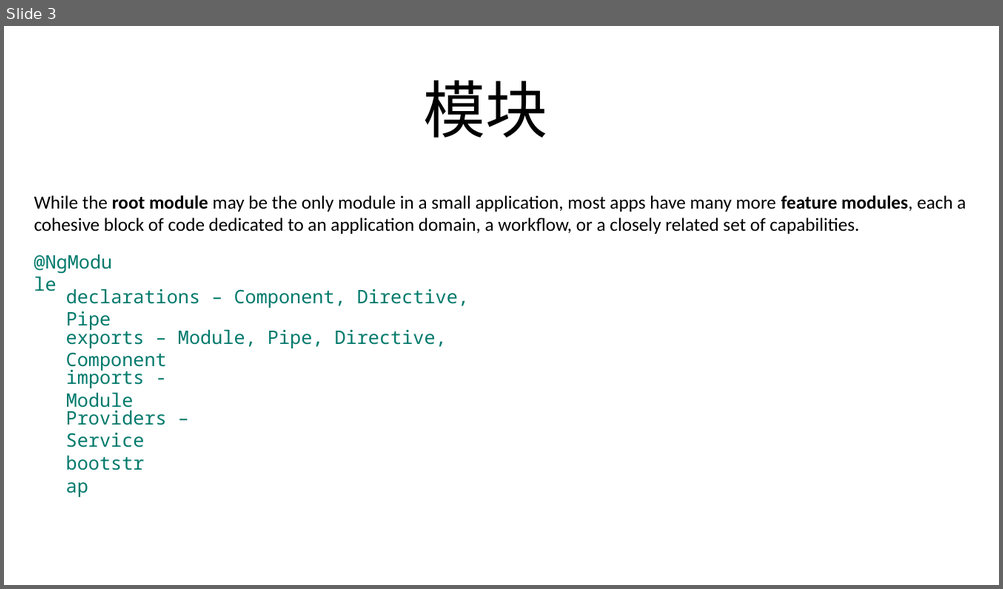
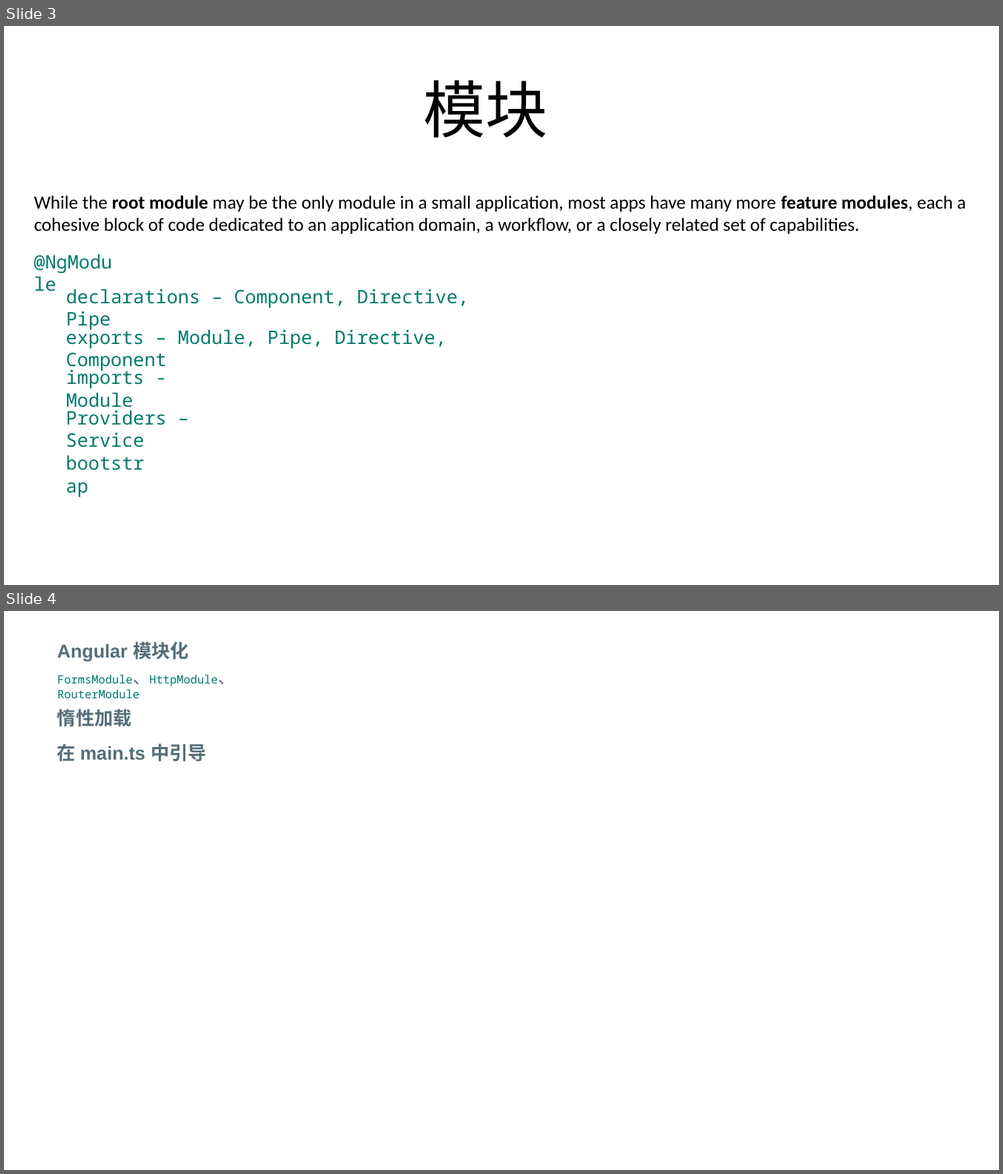
Before and after one commit to FredJiangFei/MyDocuments, a slide deck: Angular summary/Angular.pptx. Shown one above the other, each under a label of ours: slide 3 before the commit, slides 3 and 4 after it. The pictures are 1003x589 and 1003x1174 pixels, drawn with LibreOffice and Linux fonts; fonts in the diff are those of the drawing. Boxes give left, top, right and bottom in pixels: in the first picture for what was removed or moved away, otherwise in the second. Text is boxed around its words. In the diff, an @@ line names an element or a change of style, - is before the commit and + after.

Commit message:
Angular summary

```diff
--- a/Angular summary/Angular.pptx
+++ b/Angular summary/Angular.pptx
@@ slide 4 added at <box>4,611,999,1170</box>, background #FFFFFF @@
@@ text added at <box>57,641,189,661</box>, 18 pt, text #546E7A, bold @@
+Angular 模块化
@@ text added at <box>57,675,234,698</box>, 11 pt, text #00796B @@
+FormsModule、HttpModule、RouterModule
@@ text added at <box>57,709,132,727</box>, 18 pt, text #546E7A, bold @@
+惰性加载
@@ text added at <box>57,743,207,762</box>, 18 pt, text #546E7A, bold @@
+在 main.ts 中引导
```
Also in this commit, not shown: 1 slide changed, 2 other slides added.
